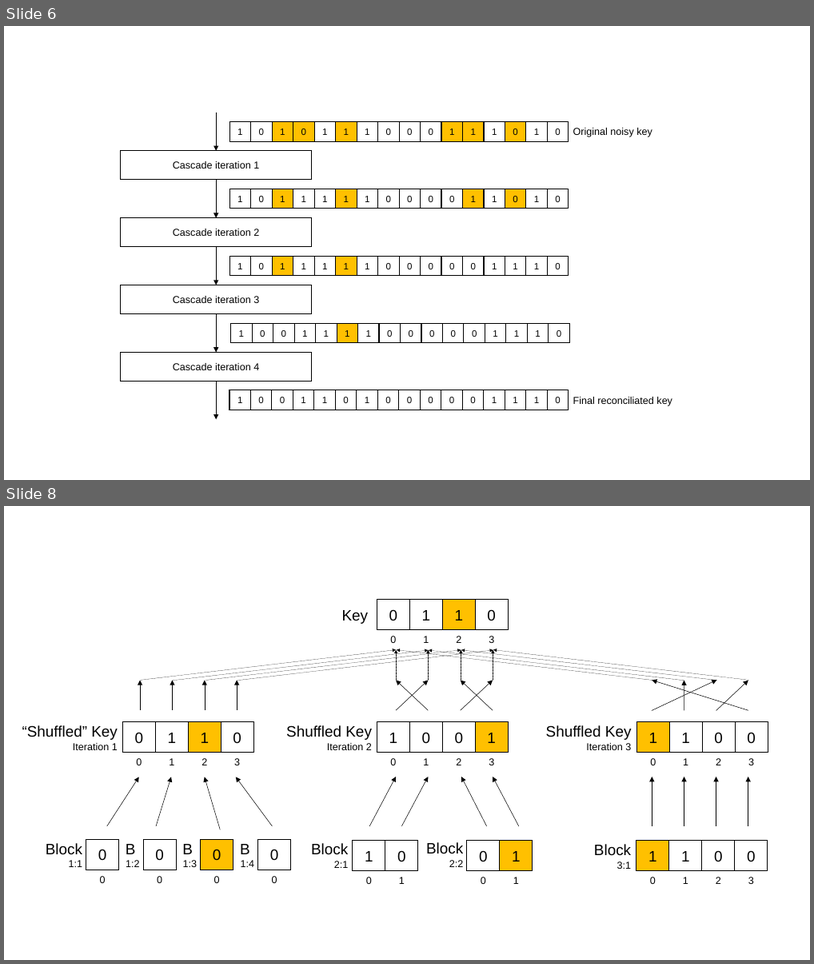
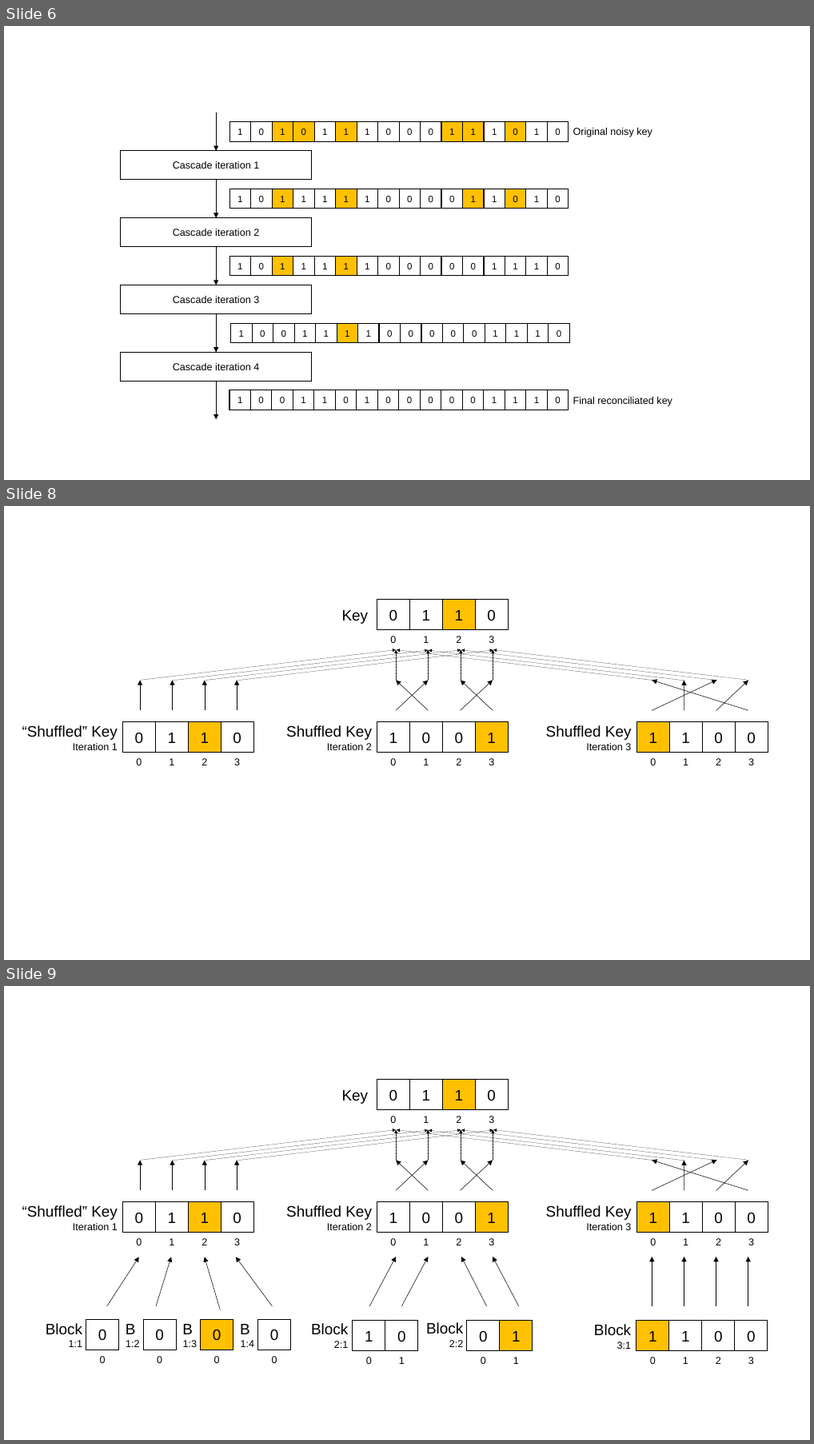
Before and after one commit to brunorijsman/cascade-python, a slide deck: docs/source/figures/figures.pptx. Shown one above the other, each under a label of ours: slides 6 and 8 before the commit, slides 6, 8 and 9 after it; the slides between them are not shown. The pictures are 814x964 and 814x1444 pixels, drawn with LibreOffice and Linux fonts; fonts in the diff are those of the drawing. Boxes give left, top, right and bottom in pixels: in the first picture for what was removed or moved away, otherwise in the second. Text is boxed around its words. In the diff, an @@ line names an element or a change of style, - is before the commit and + after.

```diff
--- a/docs/source/figures/figures.pptx
+++ b/docs/source/figures/figures.pptx
@@ slide 8 added at (4,506,810,960), background #FFFFFF @@
@@ text added at (342,610,369,624), 18 pt, text #000000 @@
+Key
@@ group added at (378,599,508,643): 4 rectangles, 4 texts @@
+0
+1
+1
+0
+0
+1
+2
+3
@@ arrow added from (140, 680) to (396, 650), #000000 0.25 pt dashed @@
@@ arrow added from (173, 680) to (428, 650), #000000 0.25 pt dashed @@
@@ arrow added from (206, 680) to (462, 650), #000000 0.25 pt dashed @@
@@ arrow added from (238, 680) to (494, 650), #000000 0.25 pt dashed @@
@@ arrow added from (396, 680) to (396, 650), #000000 0.25 pt dashed @@
@@ arrow added from (653, 680) to (397, 650), #000000 0.25 pt dashed @@
@@ arrow added from (429, 680) to (429, 650), #000000 0.25 pt dashed @@
@@ arrow added from (685, 680) to (429, 650), #000000 0.25 pt dashed @@
@@ arrow added from (462, 680) to (462, 650), #000000 0.25 pt dashed @@
@@ arrow added from (718, 680) to (462, 650), #000000 0.25 pt dashed @@
@@ arrow added from (494, 680) to (494, 650), #000000 0.25 pt dashed @@
@@ arrow added from (750, 680) to (494, 650), #000000 0.25 pt dashed @@
@@ arrow added from (140, 711) to (140, 680), #000000 0.5 pt @@
@@ arrow added from (172, 711) to (172, 680), #000000 0.5 pt @@
@@ arrow added from (205, 711) to (205, 680), #000000 0.5 pt @@
@@ arrow added from (237, 711) to (237, 680), #000000 0.5 pt @@
@@ arrow added from (429, 711) to (396, 680), #000000 0.5 pt @@
@@ arrow added from (396, 711) to (429, 680), #000000 0.5 pt @@
@@ arrow added from (461, 711) to (493, 680), #000000 0.5 pt @@
@@ arrow added from (493, 711) to (461, 680), #000000 0.5 pt @@
@@ arrow added from (652, 711) to (718, 680), #000000 0.5 pt @@
@@ arrow added from (749, 711) to (653, 680), #000000 0.5 pt @@
@@ arrow added from (685, 711) to (685, 680), #000000 0.5 pt @@
@@ arrow added from (717, 711) to (749, 680), #000000 0.5 pt @@
@@ text added at (22,725,118,750), 18 pt, text #000000 @@
+“Shuffled” Key
+Iteration 1
@@ text added at (286,725,372,750), 18 pt, text #000000 @@
+Shuffled Key
+Iteration 2
@@ text added at (546,725,632,750), 18 pt, text #000000 @@
+Shuffled Key
+Iteration 3
@@ group added at (122,722,254,765): 4 rectangles, 4 texts @@
+0
+1
+1
+0
+0
+1
+2
+3
@@ group added at (378,722,508,765): 4 rectangles, 4 texts @@
+1
+0
+0
+1
+0
+1
+2
+3
@@ group added at (638,722,768,765): 4 rectangles, 4 texts @@
+1
+1
+0
+0
+0
+1
+2
+3
@@ what was slide 8 is now slide 9 @@
```
Also in this commit, not shown: 2 other slides added, 4 other files.
